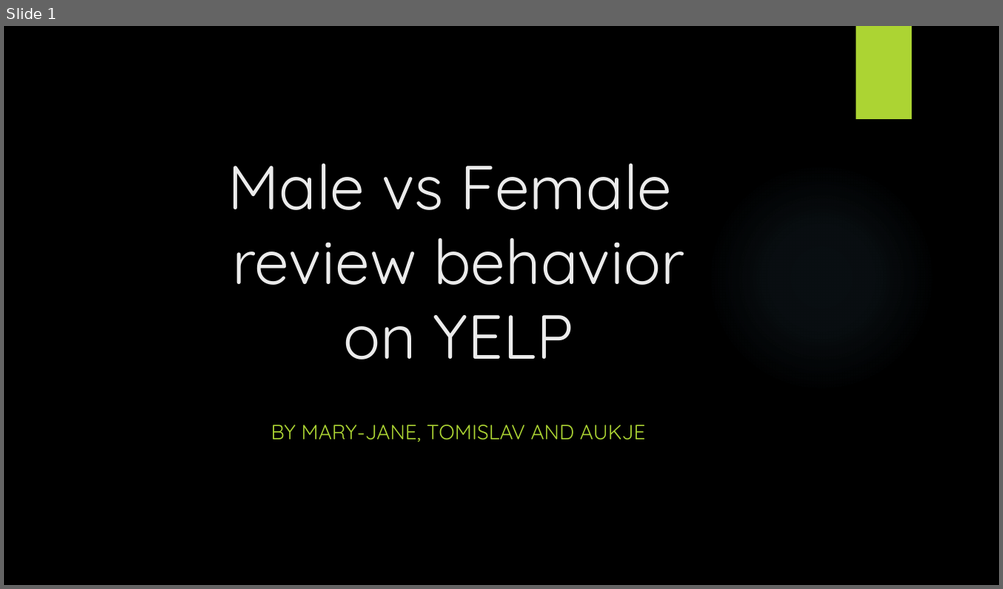
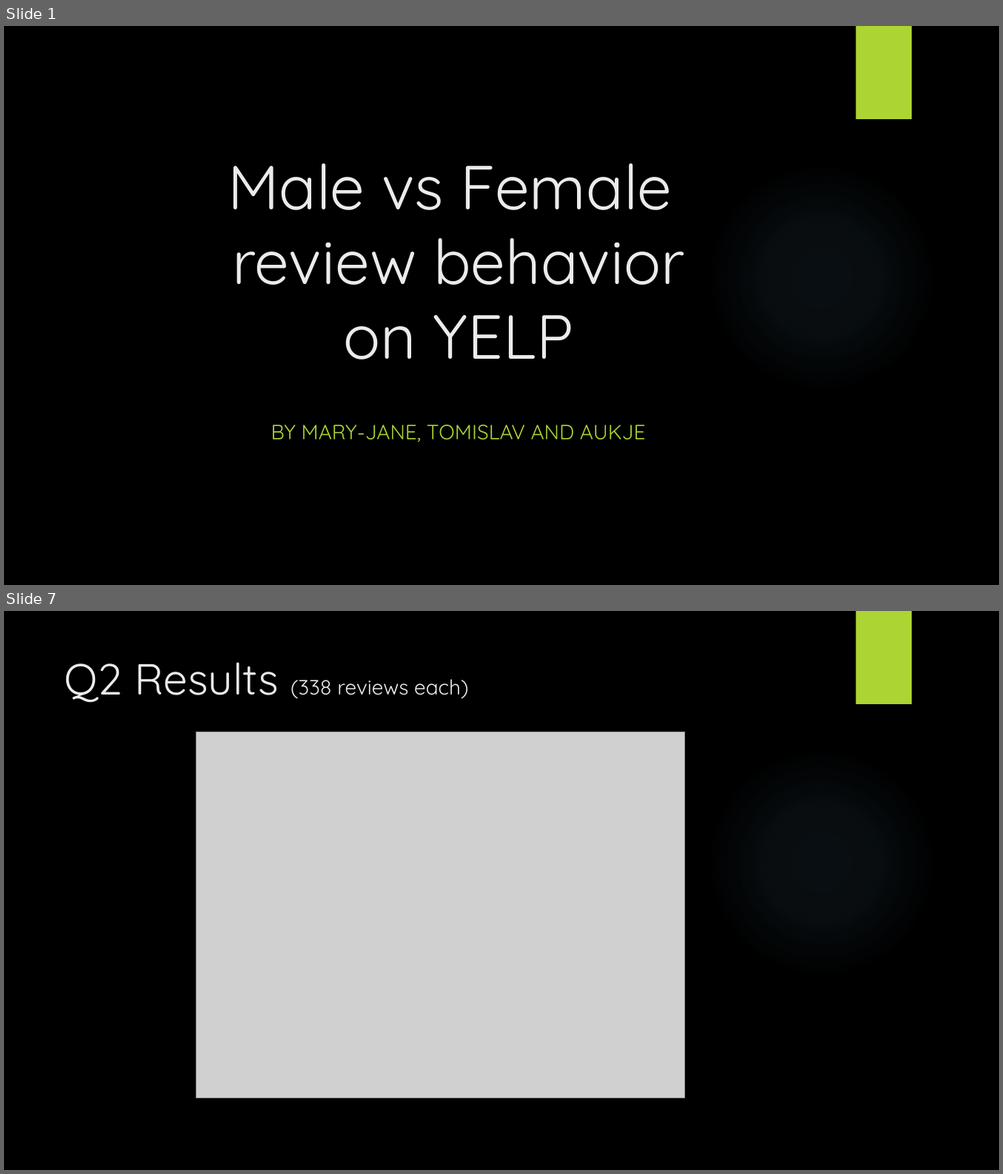
Before and after one commit to DutchDS/Project-1, a slide deck: Presentation.pptx. Shown one above the other, each under a label of ours: slide 1 before the commit, slides 1 and 7 after it; the slides between them are not shown. The pictures are 1003x589 and 1003x1174 pixels, drawn with LibreOffice and Linux fonts; fonts in the diff are those of the drawing; grey boxes stand for pictures; background and template pictures are left out. Boxes give left, top, right and bottom in pixels: in the first picture for what was removed or moved away, otherwise in the second. Text is boxed around its words. In the diff, an @@ line names an element or a change of style, - is before the commit and + after.

```diff
--- a/Presentation.pptx
+++ b/Presentation.pptx
@@ slide 7 added at (4, 611, 999, 1170), background picture (left out); not listed: 2 template elements that a slide beside it also shows @@
@@ title added at (64, 662, 468, 703), 20 pt, text #EBEBEB @@
+Q2 Results (338 reviews each)
@@ picture added at (196, 732, 686, 1098) @@
```
Also in this commit, not shown: 1 slide changed, 5 other slides added, 2 slides removed.
